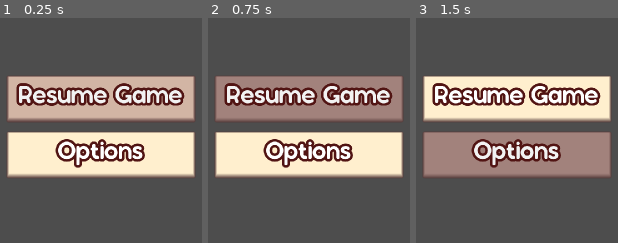
Above: before the commit, frames 1-3 (left to right).
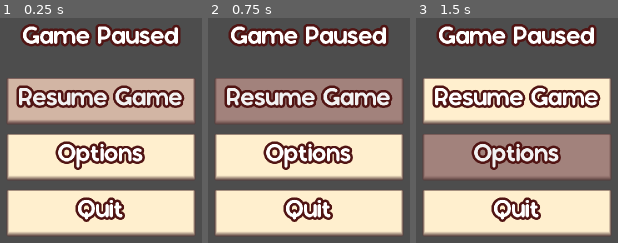
Above: after the commit, the same moments.

Repository: NuTrynity/Little-Cat-Cafe
Game: Godot game, scene res://Nodes/UI/pause_menu.tscn
The game is run twice, just before and just after one commit, with the same random seed, the same clock (stepped at 60 frames per second) and the same inputs. This scene is started directly instead of the project's main scene.
Inputs:
- Up to frame 1 (0.25 s): no input
- Up to frame 2 (0.75 s): click "Resume Game" at 0.5 s
- Up to frame 3 (1.5 s): click "Options" at 1.25 s

The runs differ from the first frame. In frame 1, 40% of the frame differs, in the area x 3-97%, y 2-97%; in frame 2, 40%; in frame 3, 39%.

Commit message:
merged commits

Diff:
--- a/Nodes/UI/main_menu.tscn
+++ b/Nodes/UI/main_menu.tscn
@@ -148,7 +148,7 @@
 grow_horizontal = 2
 grow_vertical = 2
 theme_override_colors/default_color = Color(1, 1, 1, 1)
-theme_override_colors/font_outline_color = Color(0, 0, 0, 1)
+theme_override_colors/font_outline_color = Color(0.317647, 0.0784314, 0.0745098, 1)
 theme_override_constants/outline_size = 32
 theme_override_fonts/normal_font = ExtResource("3_vnn3k")
 theme_override_font_sizes/normal_font_size = 128
--- a/Nodes/UI/pause_menu.tscn
+++ b/Nodes/UI/pause_menu.tscn
@@ -21,14 +21,33 @@
 grow_horizontal = 2
 grow_vertical = 2
 
-[node name="Buttons" type="VBoxContainer" parent="CenterContainer"]
+[node name="Menu" type="VBoxContainer" parent="CenterContainer"]
+layout_mode = 2
+theme_override_constants/separation = 128
+
+[node name="Label" type="VBoxContainer" parent="CenterContainer/Menu"]
+layout_mode = 2
+
+[node name="Label" type="Label" parent="CenterContainer/Menu/Label"]
+layout_mode = 2
+text = "Game Paused"
+horizontal_alignment = 1
+vertical_alignment = 1
+
+[node name="Buttons" type="VBoxContainer" parent="CenterContainer/Menu"]
 layout_mode = 2
 theme_override_constants/separation = 94
 
-[node name="Resume" type="Button" parent="CenterContainer/Buttons"]
+[node name="Resume" type="Button" parent="CenterContainer/Menu/Buttons"]
 layout_mode = 2
 text = "Resume Game"
 
-[node name="Options" type="Button" parent="CenterContainer/Buttons"]
+[node name="Options" type="Button" parent="CenterContainer/Menu/Buttons"]
 layout_mode = 2
 text = "Options"
+
+[node name="Quit" type="Button" parent="CenterContainer/Menu/Buttons"]
+layout_mode = 2
+text = "Quit"
+
+[connection signal="pressed" from="CenterContainer/Menu/Buttons/Quit" to="." method="_on_quit_pressed"]
--- a/Scripts/UIScripts/pause_menu.gd
+++ b/Scripts/UIScripts/pause_menu.gd
@@ -1,4 +1,7 @@
 extends Control
 
 func _ready():
-	$CenterContainer/Buttons/Resume.grab_focus()
+	$CenterContainer/Menu/Buttons/Resume.grab_focus()
+
+func _on_quit_pressed():
+	get_tree().quit()
